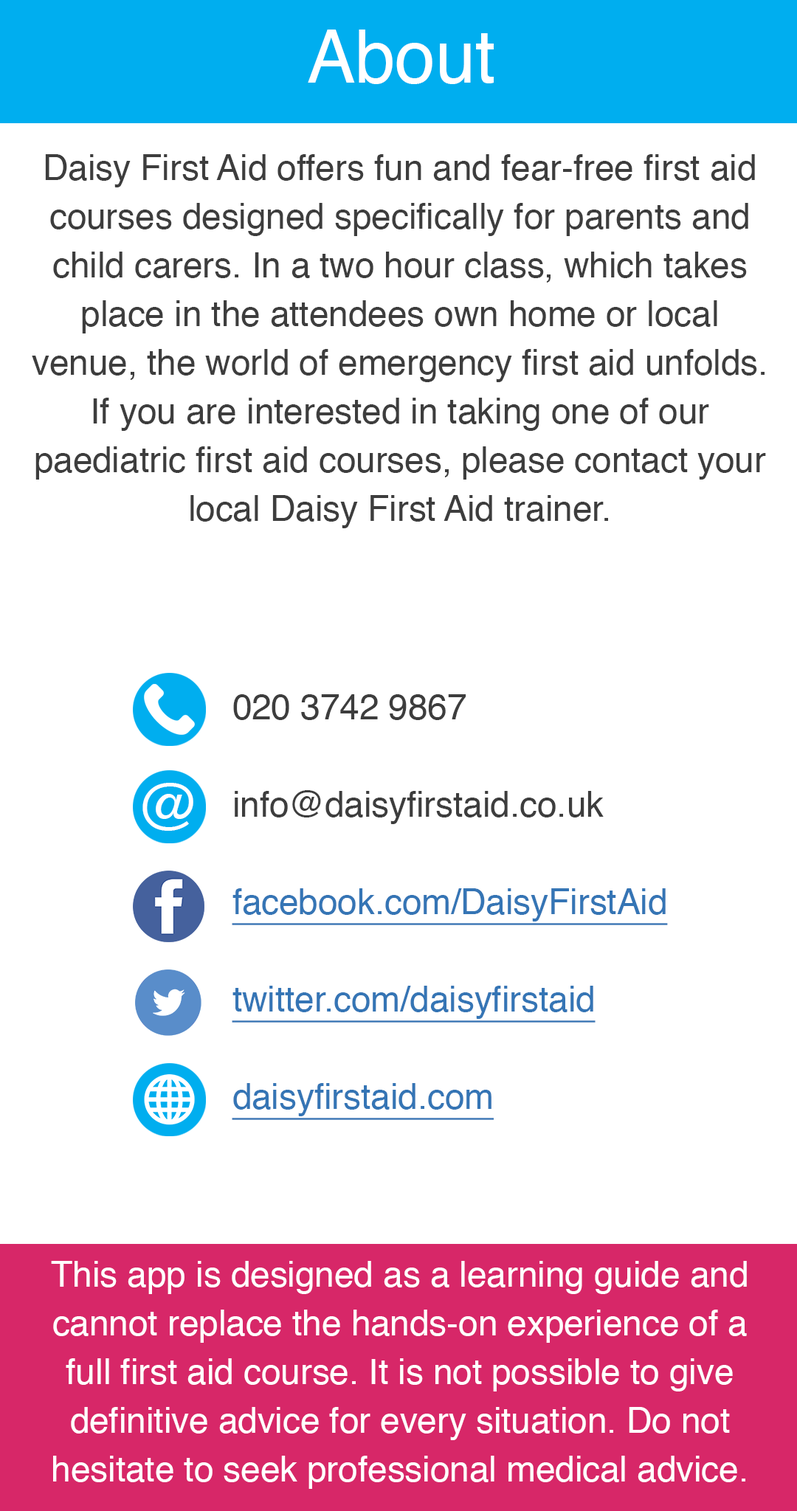
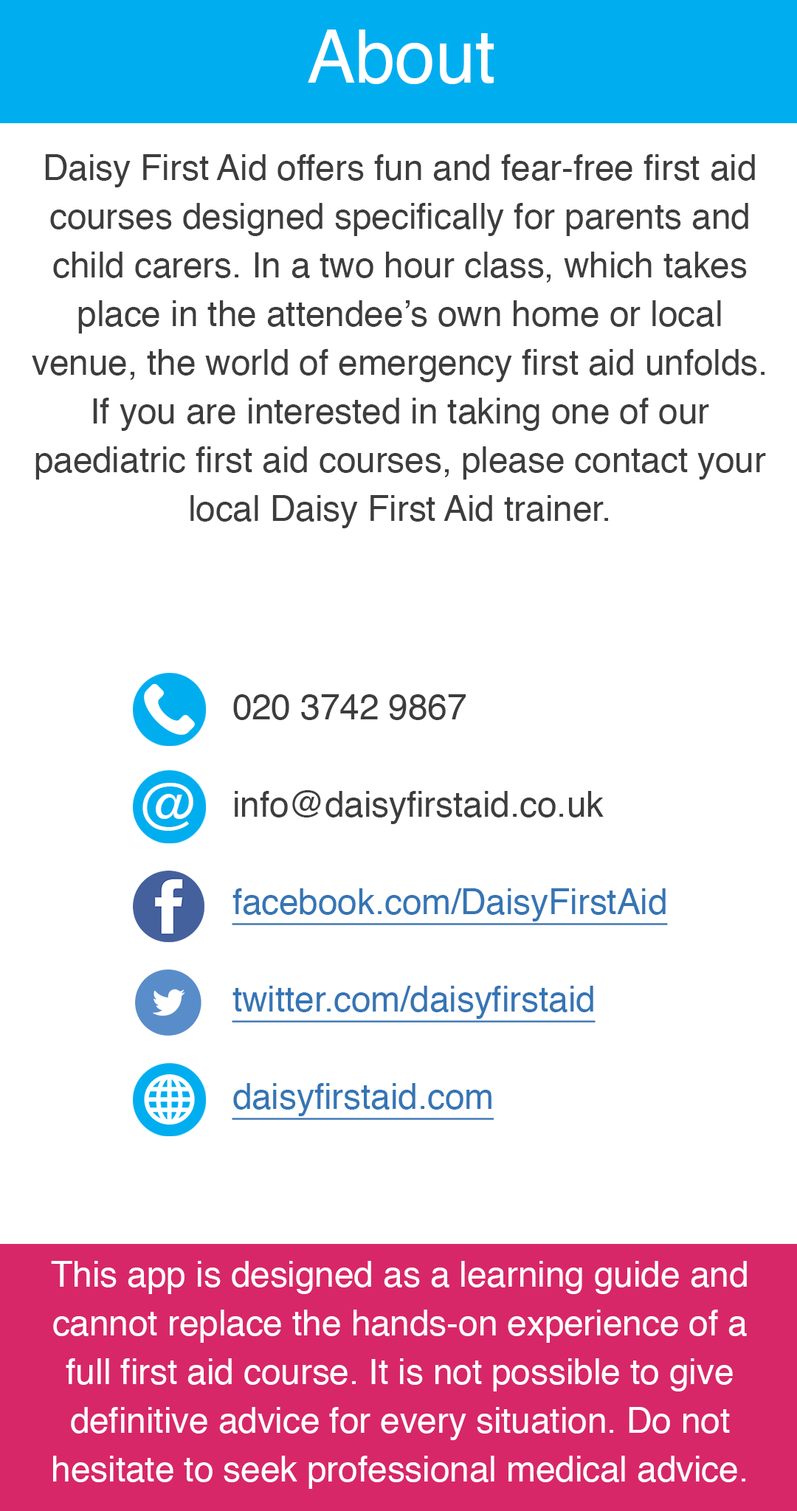
Comparing the layer stacks of the two 797x1511 images. Changes:
painted on "Body Text" over [78, 300, 721, 334]
